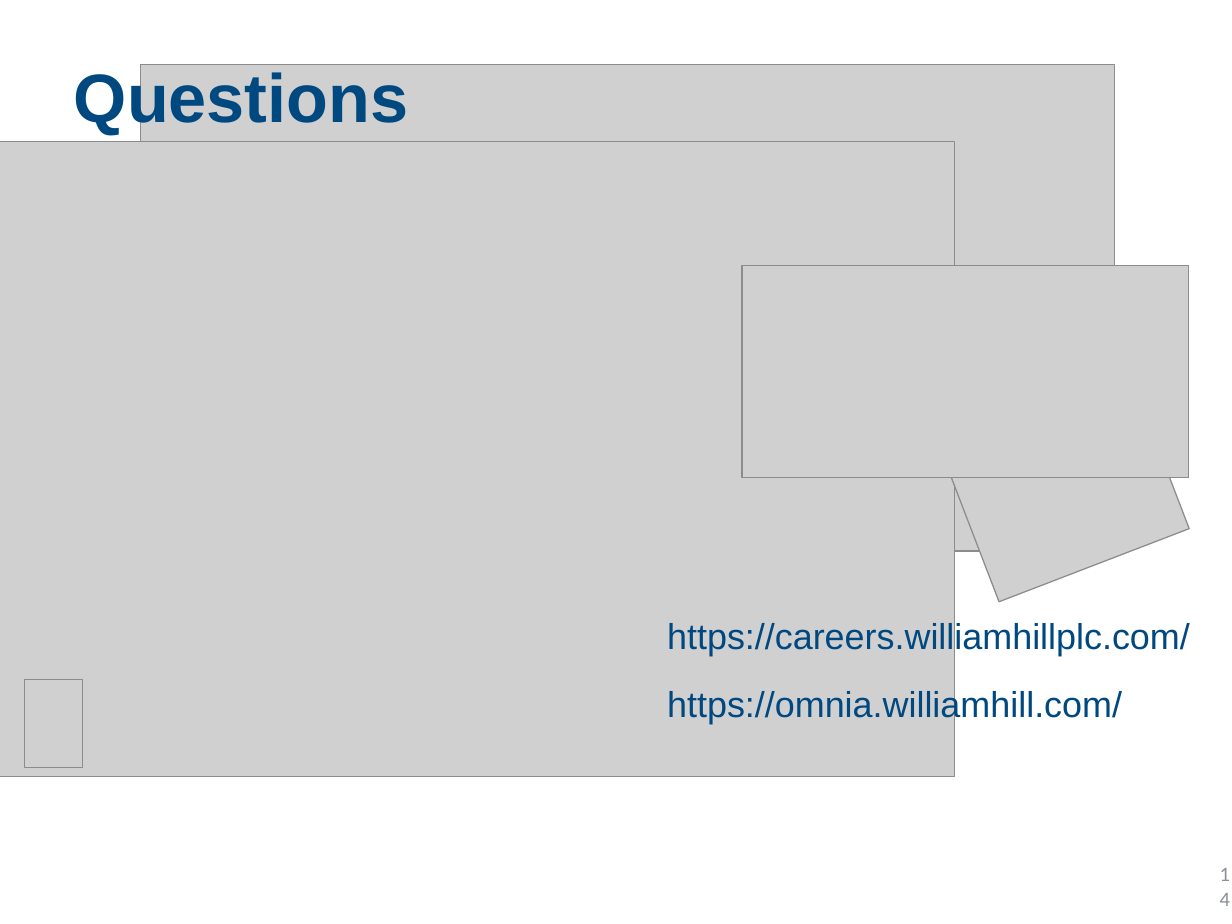
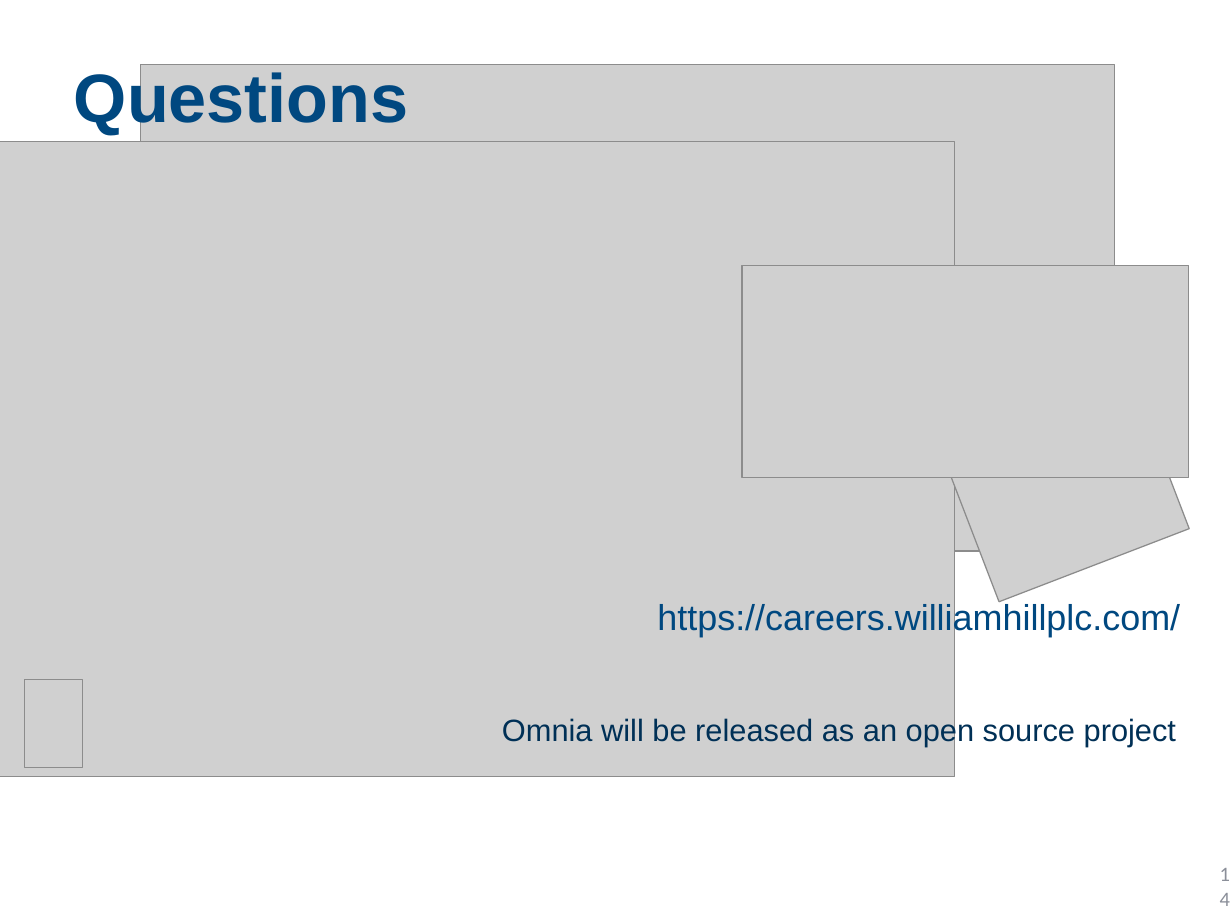
Before and after one commit to dortizesquivel/presentations, a slide deck: slide 14 of 09:2015 - YAPC /Omnia in 20 minutes.pptx. Drawn at 1232x924 pixels with LibreOffice and Linux fonts; fonts in the diff are those of the drawing; grey boxes stand for pictures; background and template pictures are left out. Boxes give left, top, right and bottom in pixels: in the first picture for what was removed or moved away, otherwise in the second. Text is boxed around its words. In the diff, an @@ line names an element or a change of style, - is before the commit and + after.

```diff
--- a/09:2015 - YAPC /Omnia in 20 minutes.pptx
+++ b/09:2015 - YAPC /Omnia in 20 minutes.pptx
@@ text "https://careers.williamhillplc.com/": place and size @@
-text "https://careers.williamhillplc.com/" at bbox=[667, 621, 1190, 656]
+text "https://careers.williamhillplc.com/" at bbox=[657, 602, 1180, 637]
@@ text removed at bbox=[667, 689, 1122, 724] @@
-https://omnia.williamhill.com/
@@ text added at bbox=[502, 717, 1176, 747], 18 pt, text #003056 @@
+Omnia will be released as an open source project
```
Also in this commit, not shown: 5 other slides changed, 1 other file.
